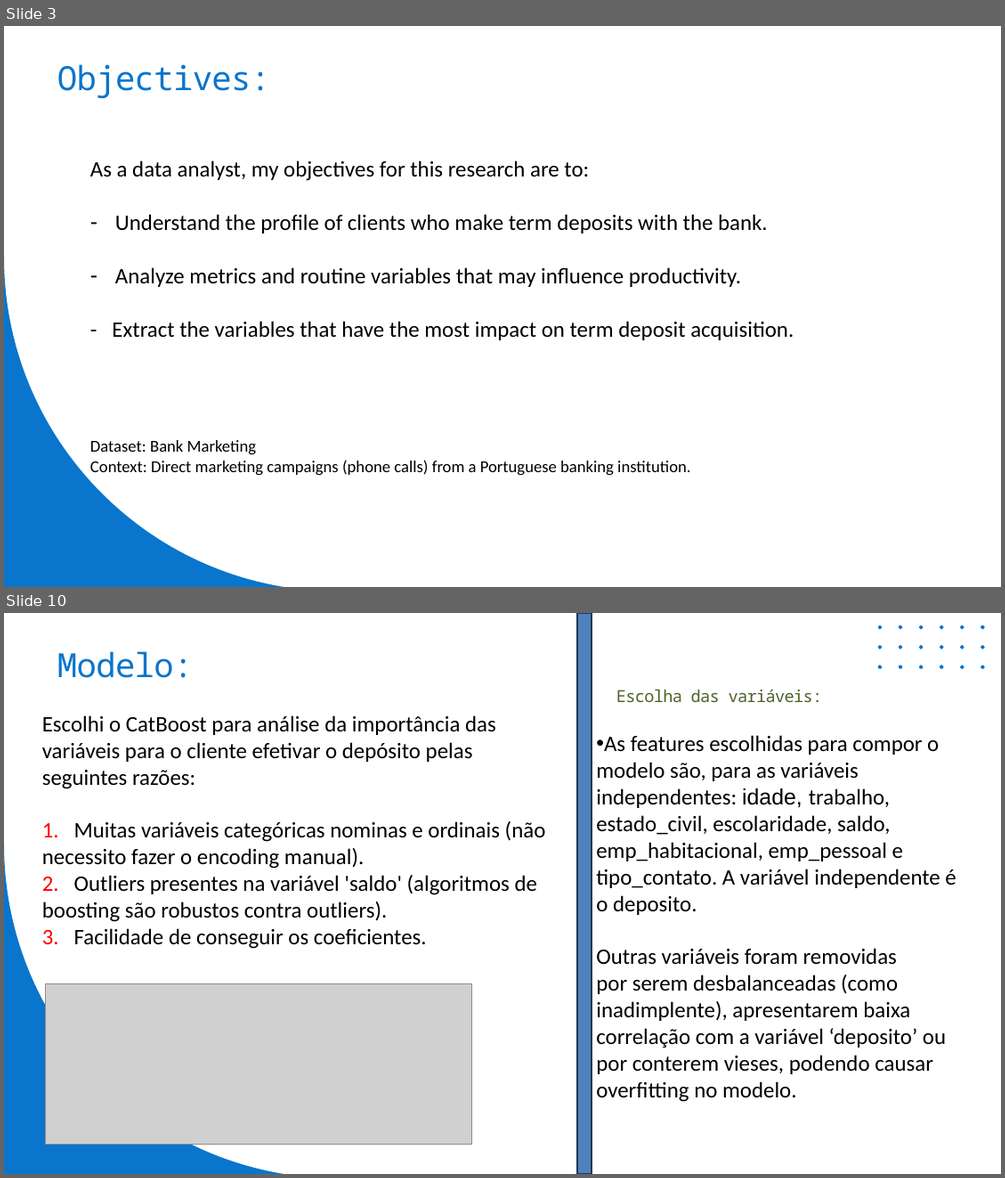
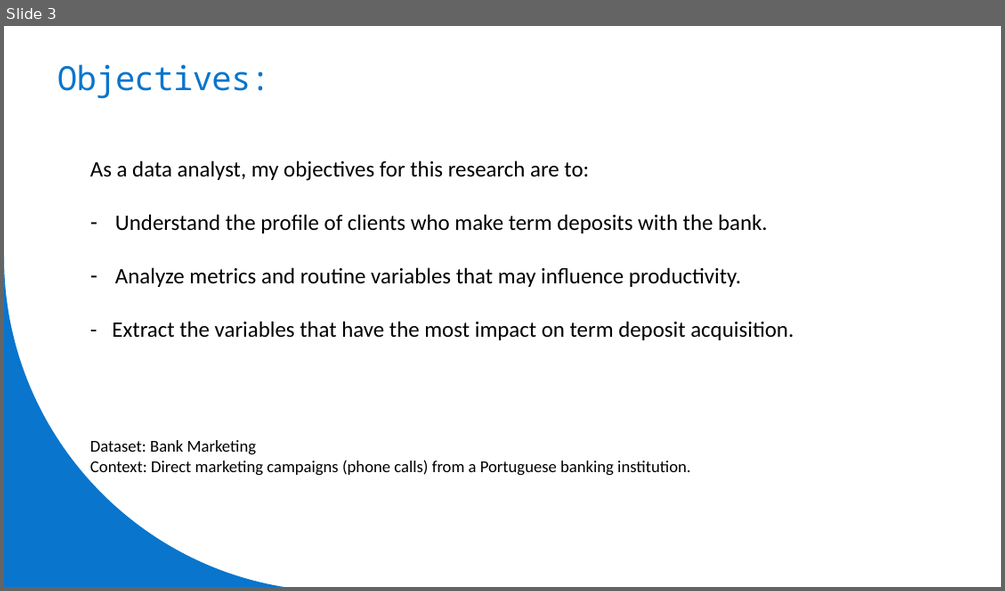
Before and after one commit to lippo1/bank-marketing-analysis, a slide deck: files en-us/presentation-en-us.pptx. Shown one above the other, each under a label of ours: slides 3 and 10 before the commit, slide 3 after it; the slides between them are not shown. The pictures are 1005x1178 and 1005x591 pixels, drawn with LibreOffice and Linux fonts; fonts in the diff are those of the drawing; grey boxes stand for pictures. Boxes give left, top, right and bottom in pixels: in the first picture for what was removed or moved away, otherwise in the second. Text is boxed around its words. In the diff, an @@ line names an element or a change of style, - is before the commit and + after.

```diff
--- a/files en-us/presentation-en-us.pptx
+++ b/files en-us/presentation-en-us.pptx
@@ slide 10 removed at bbox=[4, 613, 1001, 1174], background #FFFFFF @@
@@ rectangle removed at bbox=[577, 613, 591, 1174] @@
@@ freeform shape removed at bbox=[878, 625, 985, 669] @@
@@ title removed at bbox=[57, 651, 194, 678] @@
-Modelo:
@@ text removed at bbox=[616, 689, 823, 702] @@
-Escolha das variáveis:
@@ text removed at bbox=[42, 715, 546, 949] @@
-Escolhi o CatBoost para análise da importância das variáveis para o cliente efetivar o depósito pelas seguintes razões:
-1. Muitas variáveis categóricas nominas e ordinais (não necessito fazer o encoding manual).
-2. Outliers presentes na variável 'saldo' (algoritmos de boosting são robustos contra outliers).
-3. Facilidade de conseguir os coeficientes.
@@ text removed at bbox=[596, 735, 955, 1102] @@
-• As features escolhidas para compor o modelo são, para as variáveis independentes: idade, trabalho, estado_civil, escolaridade, saldo, emp_habitacional, emp_pessoal e tipo_contato. A variável independente é o deposito.
-Outras variáveis foram removidas
-por serem desbalanceadas (como inadimplente), apresentarem baixa correlação com a variável ‘deposito’ ou por conterem vieses, podendo causar overfitting no modelo.
@@ freeform shape removed at bbox=[4, 844, 284, 1174] @@
@@ picture removed at bbox=[45, 984, 471, 1143] @@
```
Also in this commit, not shown: 3 slides changed, 6 slides added, 5 other slides removed.
